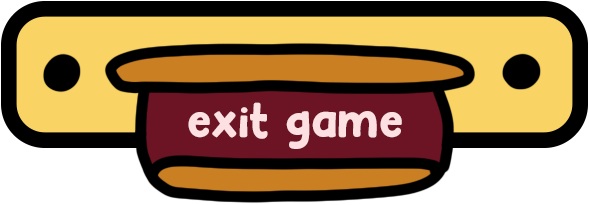
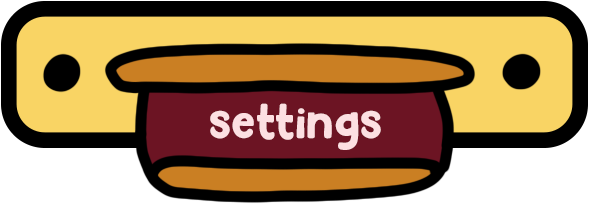
Layers edited between the first and the second 589px x 205px image:
hid "exit game" over [188, 102, 402, 149]
showed "settings" over [210, 103, 381, 150]
